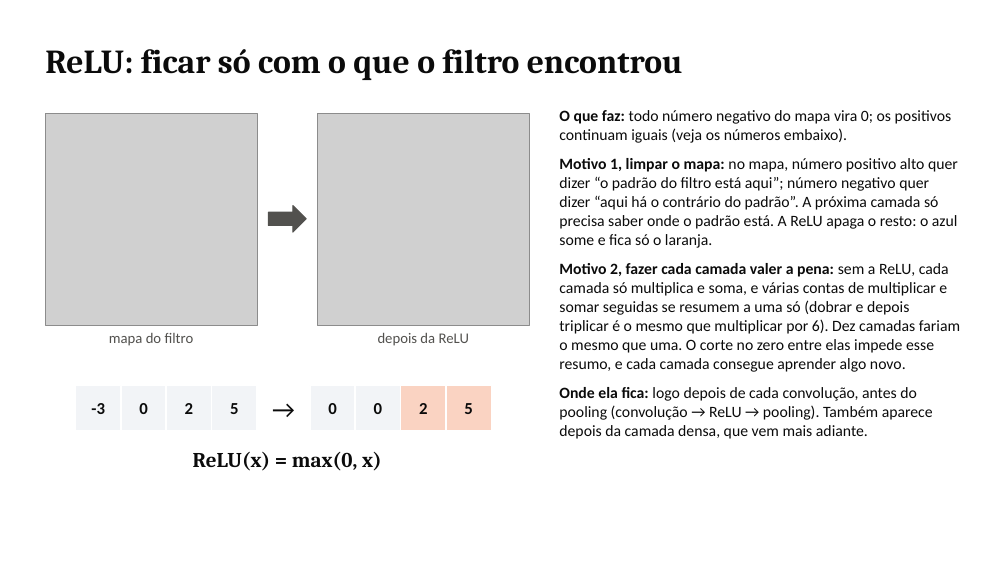
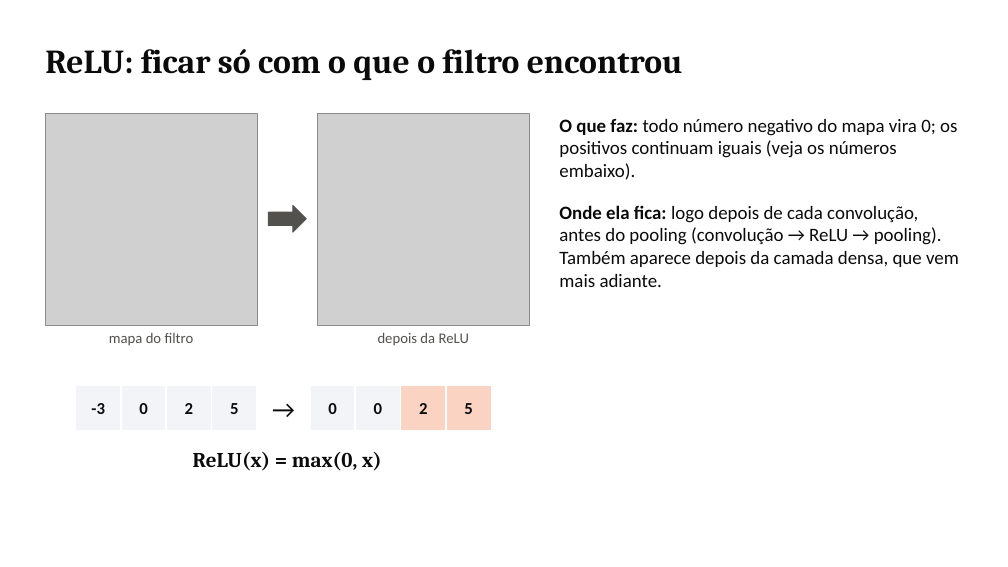
Before and after one commit to DaviPac/topicos-avancados-ia, a slide deck: slide 9 of code/cnn-pneumonia-r/slides/videoaula_cnn_r.pptx. Drawn at 1008x567 pixels with LibreOffice and Linux fonts; fonts in the diff are those of the drawing; grey boxes stand for pictures. Boxes give left, top, right and bottom in pixels: in the first picture for what was removed or moved away, otherwise in the second. Text is boxed around its words. In the diff, an @@ line names an element or a change of style, - is before the commit and + after.

```diff
--- a/code/cnn-pneumonia-r/slides/videoaula_cnn_r.pptx
+++ b/code/cnn-pneumonia-r/slides/videoaula_cnn_r.pptx
@@ text "O que faz: todo número ...": place and size @@
-text "O que faz: todo número ..." at <box>559,110,960,439</box>
+text "O que faz: todo número ..." at <box>559,119,959,287</box>
@@ text "O que faz: todo número ..." at <box>559,119,959,287</box>: size 15 to 18 pt; more space between paragraphs @@
@@ text at <box>559,158,960,372</box>: paragraphs removed @@
-Motivo 1, limpar o mapa: no mapa, número positivo alto quer dizer “o padrão do filtro está aqui”; número negativo quer dizer “aqui há o contrário do padrão”. A próxima camada só precisa saber onde o padrão está. A ReLU apaga o resto: o azul some e fica só o laranja.
-Motivo 2, fazer cada camada valer a pena: sem a ReLU, cada camada só multiplica e soma, e várias contas de multiplicar e somar seguidas se resumem a uma só (dobrar e depois triplicar é o mesmo que multiplicar por 6). Dez camadas fariam o mesmo que uma. O corte no zero entre elas impede esse resumo, e cada camada consegue aprender algo novo.
```
Also in this commit, not shown: 1 other slide changed, 2 other files.
